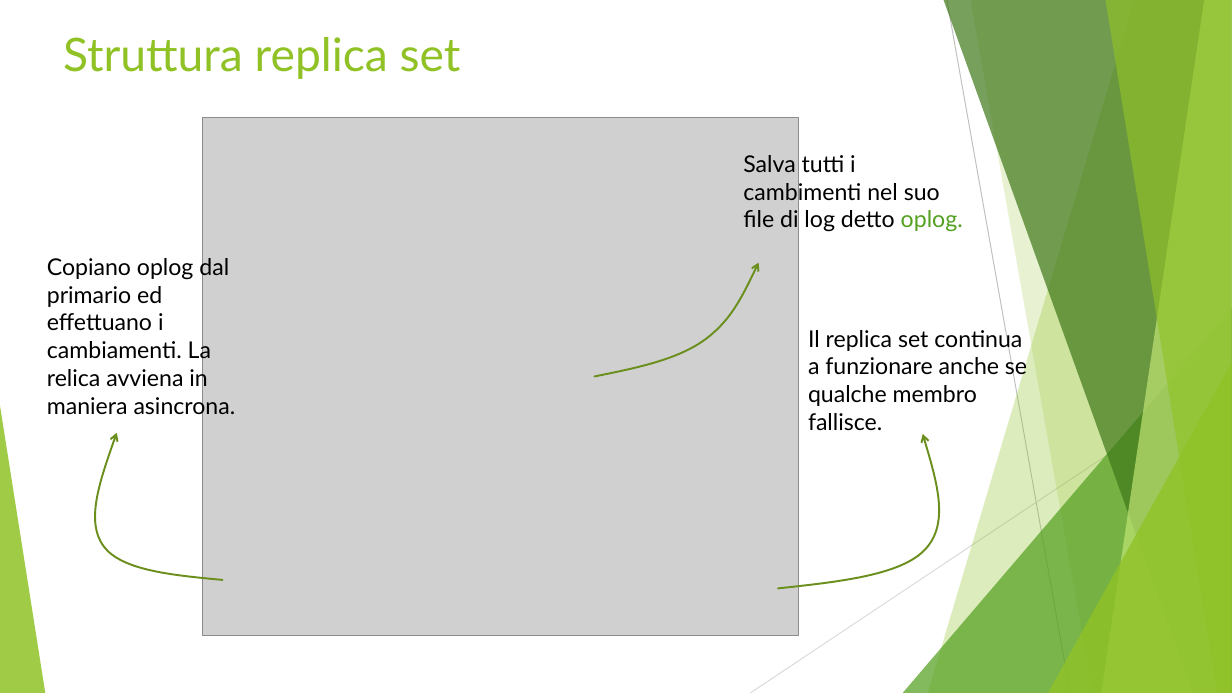
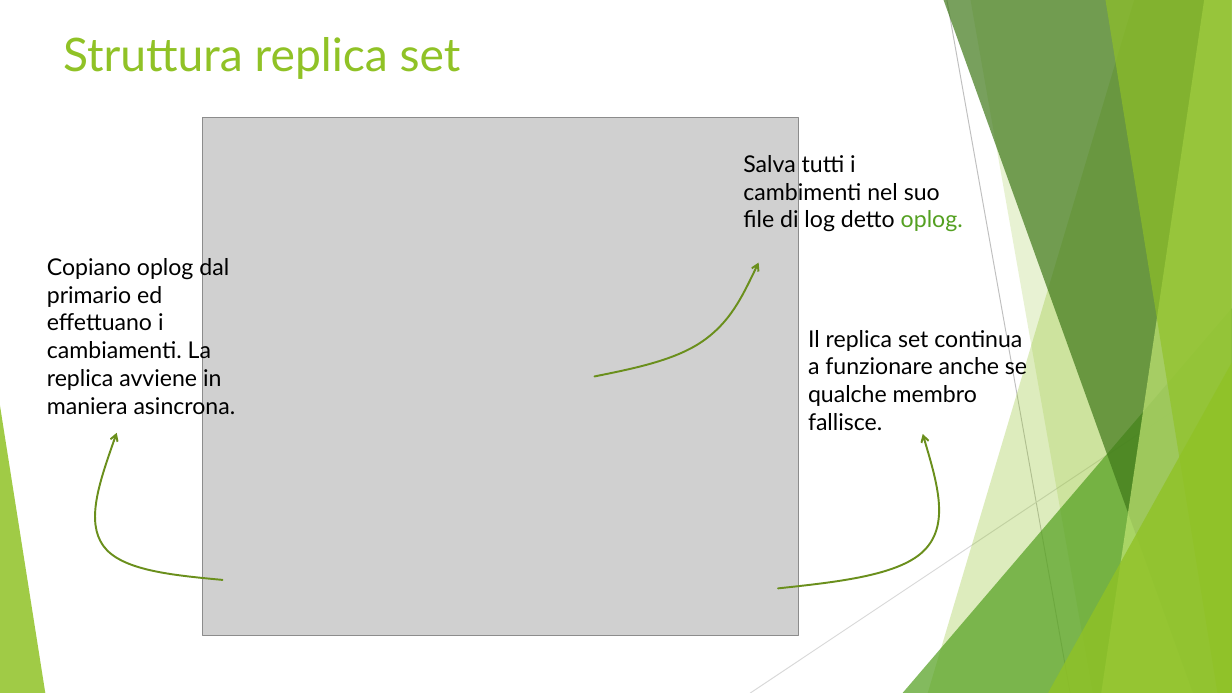
Before and after one commit to Buzzolan/VeronaCardMongoDB, a slide deck: slide 10 of Presentazione_progetto.pptx (slide 11 before the commit). Drawn at 1232x693 pixels with LibreOffice and Linux fonts; fonts in the diff are those of the drawing; grey boxes stand for pictures. Boxes give left, top, right and bottom in pixels: in the first picture for what was removed or moved away, otherwise in the second. Text is boxed around its words. In the diff, an @@ line names an element or a change of style, - is before the commit and + after.

Commit message:
Replicazione Ok, fai sharding

```diff
--- a/Presentazione_progetto.pptx
+++ b/Presentazione_progetto.pptx
@@ text at (47,255,236,419): text changed @@
-Copiano oplog dal primario ed effettuano i cambiamenti. La relica avviena in maniera asincrona.
+Copiano oplog dal primario ed effettuano i cambiamenti. La replica avviene in maniera asincrona.
```
Also in this commit, not shown: 1 other slide changed, 2 slides added, 1 slide removed.
